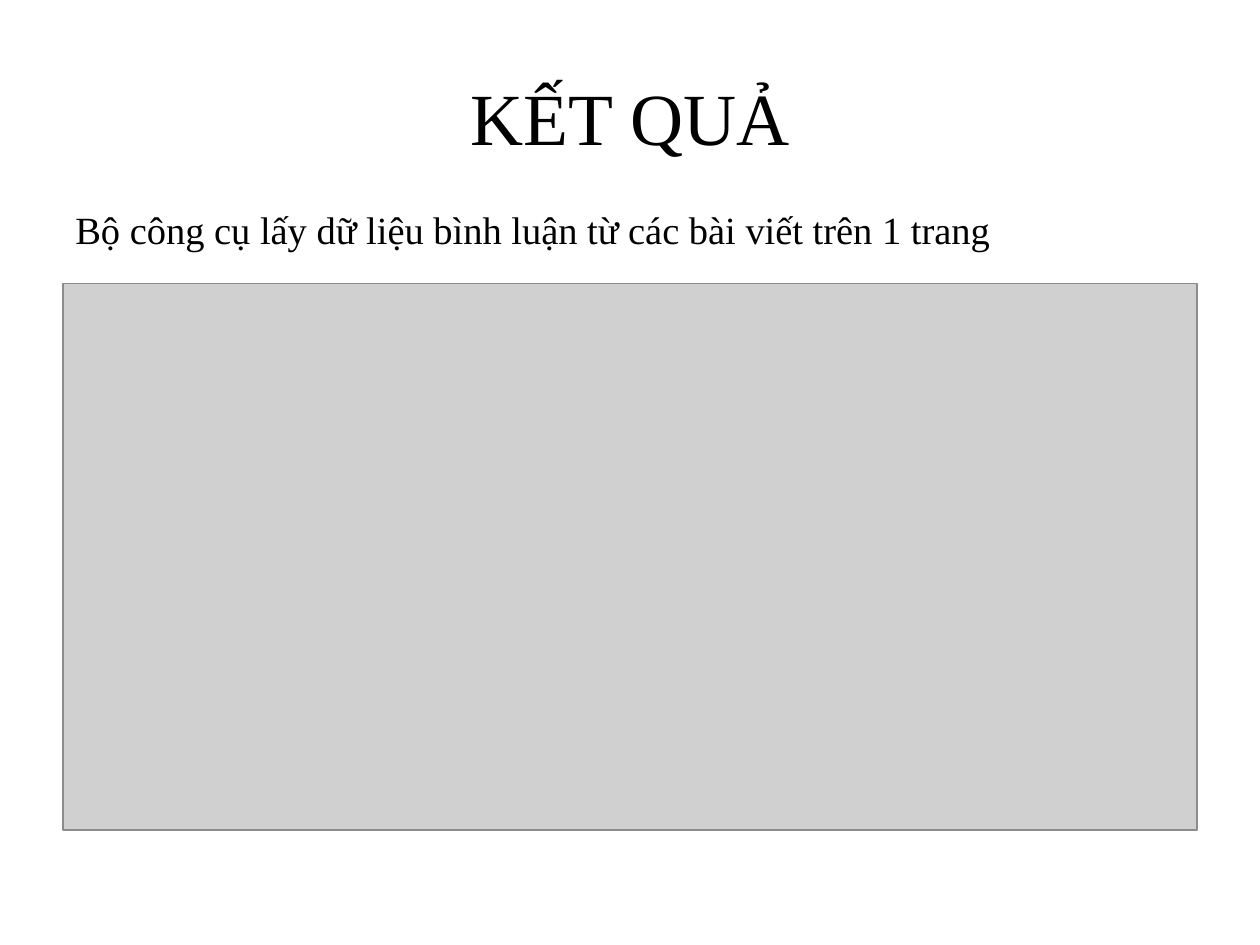
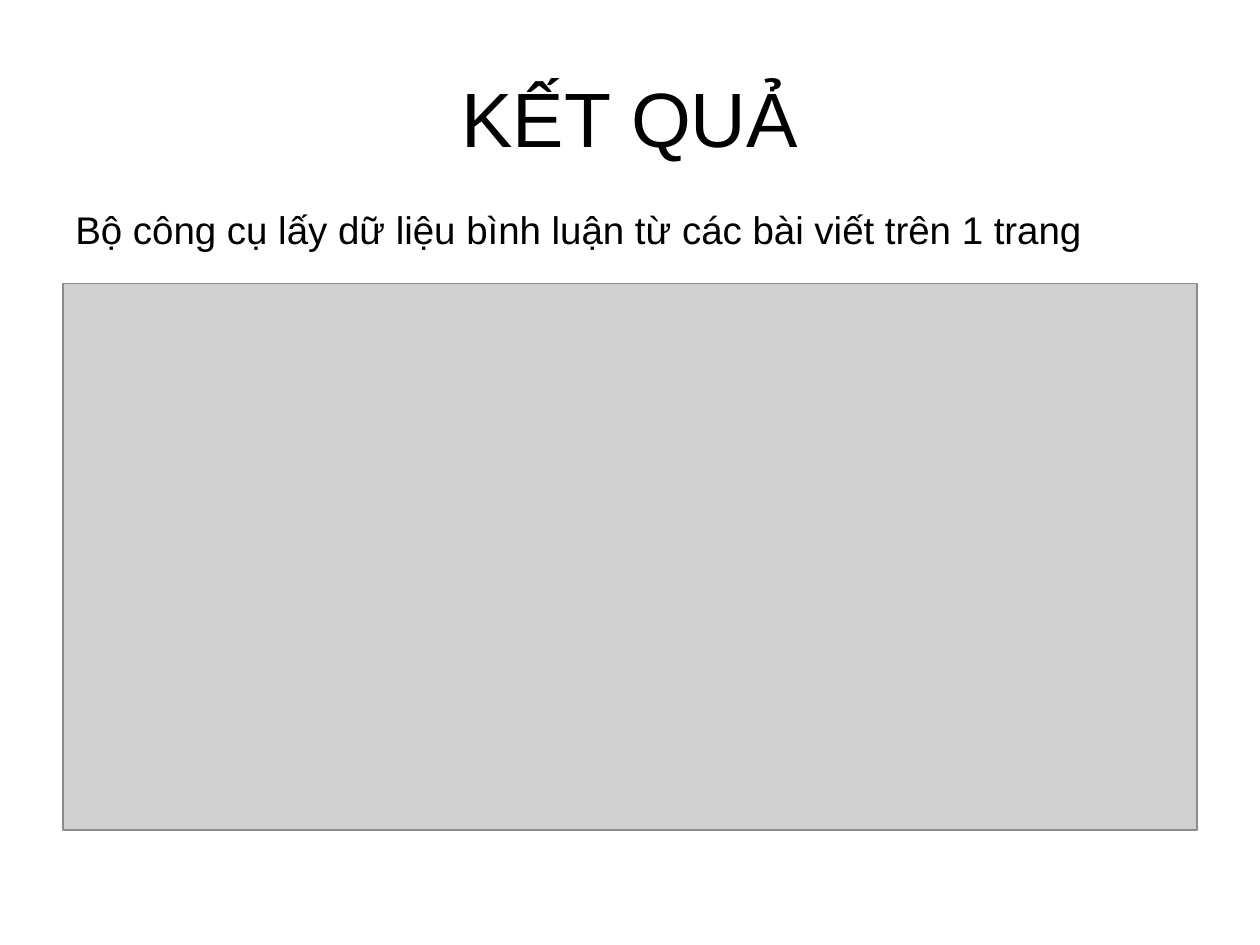
Before and after one commit to PVT961996/Web_VNLP, a slide deck: slide 16 of Khoaluan_doc/Bao_cao_khoa_hoc.pptx (slide 14 before the commit). Drawn at 1260x945 pixels with LibreOffice and Linux fonts; fonts in the diff are those of the drawing; grey boxes stand for pictures; background and template pictures are left out. Boxes give left, top, right and bottom in pixels: in the first picture for what was removed or moved away, otherwise in the second. Text is boxed around its words. In the diff, an @@ line names an element or a change of style, - is before the commit and + after.

```diff
--- a/Khoaluan_doc/Bao_cao_khoa_hoc.pptx
+++ b/Khoaluan_doc/Bao_cao_khoa_hoc.pptx
@@ title "KẾT QUẢ" at <box>462,86,798,162</box>: size 42 to 44 pt, font Times New Roman to Arial @@
@@ text "Bộ công cụ lấy dữ ..." at <box>75,214,1082,251</box>: font Times New Roman to Arial @@
```
Also in this commit, not shown: 18 other slides changed, 5 slides added, 1 slide removed, 15 other files.
